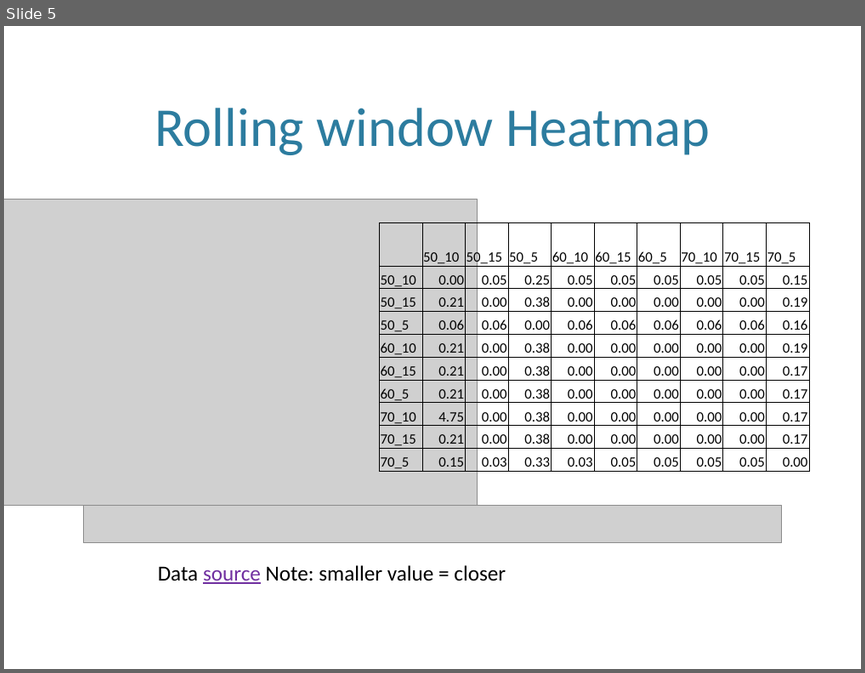
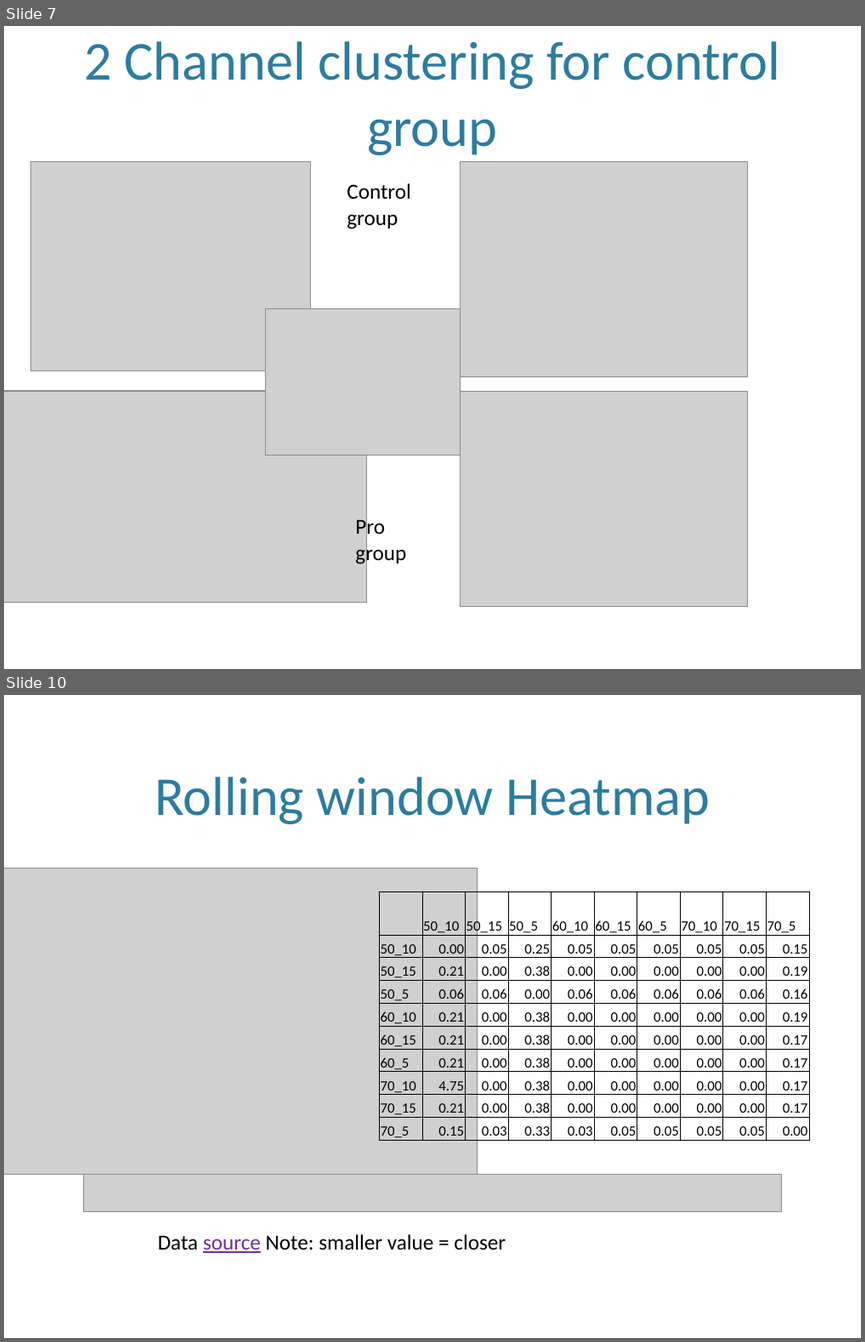
Before and after one commit to leolincoln/athelets, a slide deck: Texts/Atheletes_clustering.pptx. Shown one above the other, each under a label of ours: slide 5 before the commit, slides 7 and 10 after it; the slides between them are not shown. The pictures are 865x673 and 865x1342 pixels, drawn with LibreOffice and Linux fonts; fonts in the diff are those of the drawing; grey boxes stand for pictures; background and template pictures are left out. Boxes give left, top, right and bottom in pixels: in the first picture for what was removed or moved away, otherwise in the second. Text is boxed around its words. In the diff, an @@ line names an element or a change of style, - is before the commit and + after.

```diff
--- a/Texts/Atheletes_clustering.pptx
+++ b/Texts/Atheletes_clustering.pptx
@@ slide 7 added at bbox=[4, 26, 861, 669], background picture (left out) @@
@@ title added at bbox=[85, 41, 780, 155], 46 pt, text #2C7C9F @@
+2 Channel clustering for control group
@@ picture added at bbox=[31, 161, 311, 371] @@
@@ picture added at bbox=[460, 161, 747, 376] @@
@@ text added at bbox=[347, 183, 411, 229], 18 pt, text #000000 @@
+Control group
@@ picture added at bbox=[265, 309, 460, 455] @@
@@ picture added at bbox=[4, 391, 366, 602] @@
@@ picture added at bbox=[460, 391, 747, 606] @@
@@ text added at bbox=[355, 516, 406, 565], 18 pt, text #000000 @@
+Pro
+group
@@ what was slide 5 is now slide 10 @@
```
Also in this commit, not shown: 5 slides changed, 8 other slides added, 1 slide removed, 5 other files.
